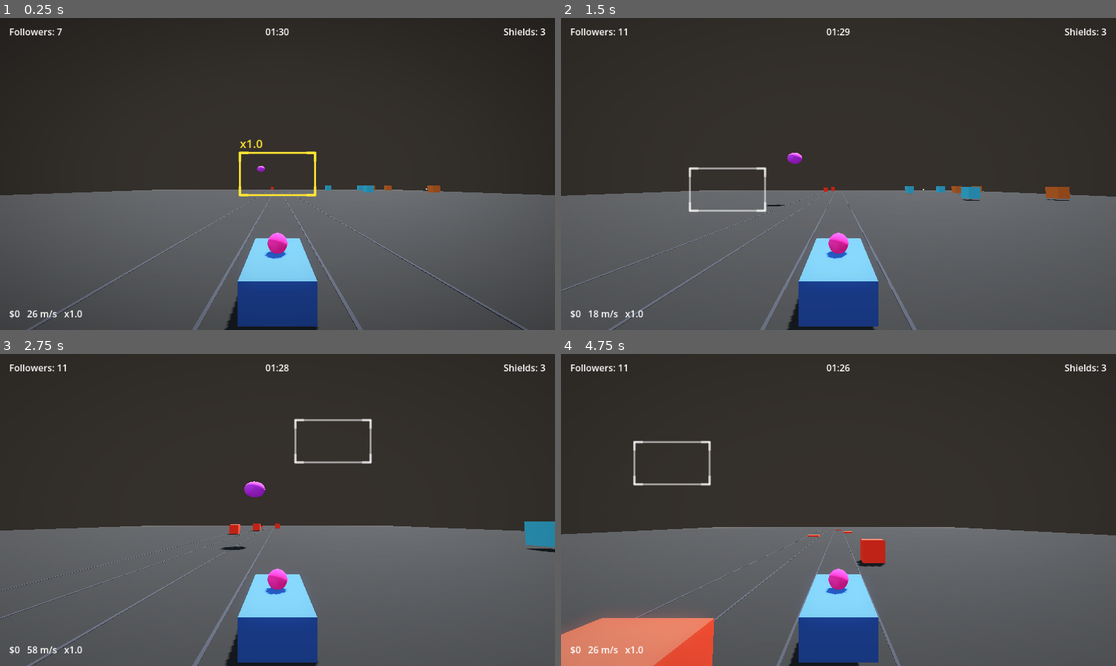
Above: before the commit, frames 1-4 (two rows, left to right).
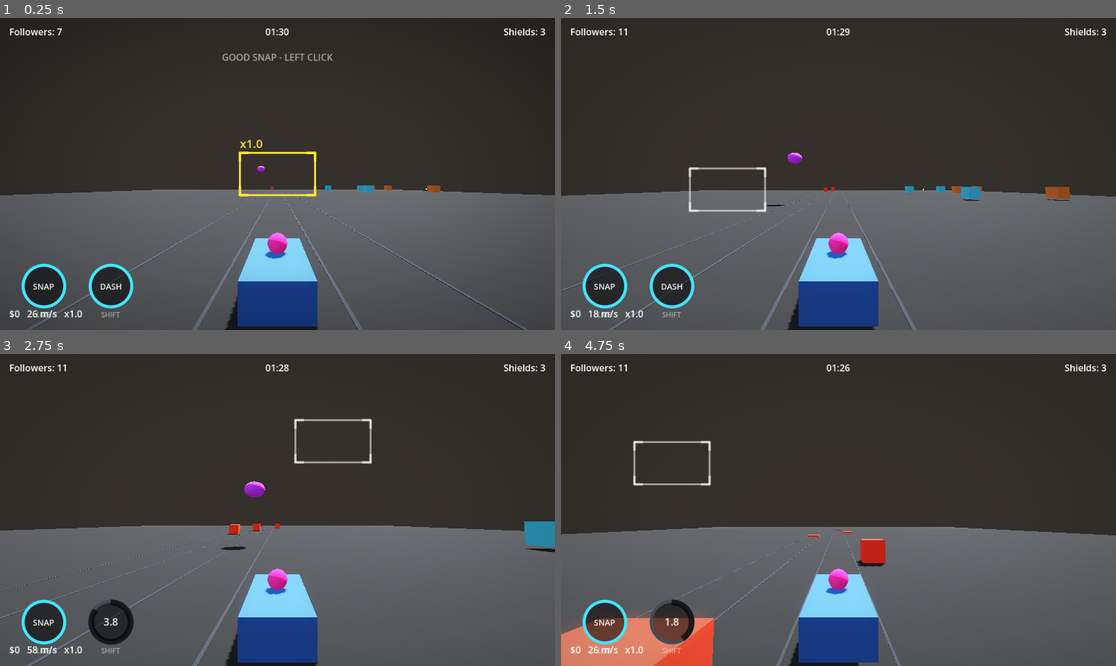
Above: after the commit, the same moments.

Repository: Wasumyon/war-idols
Game: Godot game, scene res://slice.tscn
Two runs of this game, one before a commit and one after it. Both use one fixed random seed, a clock stepped at 60 frames per second and the inputs below. This scene is started directly instead of the project's main scene.
Inputs (mouse positions are in pixels of both pictures, inside the frame that each line leads up to):
- Up to frame 1 (0.25 s): no input
- Up to frame 2 (1.5 s): tap Enter at 0.5 s; move the mouse to (960, 158) at 0.52 s; hold D (turnRight) 0.53-1.28 s; tap Ctrl (drift) at 0.6 s; click (960, 158) at 0.67 s; tap Space (jump) at 0.77 s; move the mouse to (727, 189) at 1.27 s; hold S (brake) from 1.28 s (still down); tap R at 1.35 s; click (727, 189) at 1.42 s
- Up to frame 3 (2.75 s): tap Space (jump) at 1.52 s; move the mouse to (333, 441) at 2.02 s; release S (brake) at 2.03 s; hold D (turnRight) from 2.03 s (still down); hold Shift from 2.03 s (still down); click (333, 441) at 2.17 s
- Up to frame 4 (4.75 s): move the mouse to (810, 572) at 2.77 s; release D (turnRight) at 2.78 s; release Shift at 2.78 s; hold W (accelerate) 2.78-3.53 s; tap Enter at 2.85 s; click (810, 572) at 2.92 s; tap Space (jump) at 3.02, 3.77, 4.52 s; move the mouse to (1005, 556) at 3.52 s; hold A (turnLeft) from 3.53 s (still down); tap Ctrl (drift) at 3.6 s; click (1005, 556) at 3.67 s; move the mouse to (672, 463) at 4.27 s; tap R at 4.35 s; click (672, 463) at 4.42 s

The runs differ from the first frame. In frame 1, 2.1% of the frame differs, in the area x 3-60%, y 11-96%; in frame 2, 1.9%; in frame 3, 1.9%; in frame 4, 1.9%.

Commit message:
Add cooldown bubbles (snap/dash) and camera snap with good-snap toast

Diff:
--- a/car/slice.tscn
+++ b/car/slice.tscn
@@ -6,6 +6,7 @@
 [ext_resource type="Script" uid="uid://byxla2m4wkuct" path="res://slice/lane_spawner.gd" id="4_spawner"]
 [ext_resource type="Script" path="res://slice/backdrop.gd" id="5_backdrop"]
 [ext_resource type="Script" path="res://slice/backdrop_layer.gd" id="6_layer"]
+[ext_resource type="Script" path="res://slice/cooldown_bubbles.gd" id="7_cooldowns"]
 
 [sub_resource type="ProceduralSkyMaterial" id="SkyMat_1"]
 sky_horizon_color = Color(0.55, 0.53, 0.5, 1)
@@ -250,3 +251,24 @@
 offset_right = 220.0
 offset_bottom = -12.0
 text = "26 m/s"
+
+[node name="Cooldowns" type="Control" parent="HUD"]
+anchors_preset = 15
+anchor_right = 1.0
+anchor_bottom = 1.0
+grow_horizontal = 2
+grow_vertical = 2
+mouse_filter = 2
+script = ExtResource("7_cooldowns")
+
+[node name="SnapToast" type="Label" parent="HUD"]
+anchors_preset = 5
+anchor_left = 0.5
+anchor_right = 0.5
+offset_left = -240.0
+offset_top = 56.0
+offset_right = 240.0
+offset_bottom = 92.0
+modulate = Color(1, 1, 1, 0)
+text = "GOOD SNAP - LEFT CLICK"
+horizontal_alignment = 1
--- /dev/null
+++ b/car/slice/cooldown_bubbles.gd
@@ -0,0 +1,52 @@
+extends Control
+## Two big cooldown bubbles, bottom-left. Each is a ring that unwinds like a
+## clock: a dark arc covers the remaining cooldown and sweeps away as it
+## becomes ready.
+
+const READY := Color(0.25, 0.9, 1.0)
+const COOL := Color(0.25, 0.3, 0.35)
+const RADIUS := 36.0
+const SPACING := 116.0
+
+var _snap := {"rem": 0.0, "total": 5.0}
+var _dash := {"rem": 0.0, "total": 4.5}
+
+
+func set_cooldowns(snap_rem: float, snap_total: float, dash_rem: float, dash_total: float) -> void:
+	_snap["rem"] = snap_rem
+	_snap["total"] = max(snap_total, 0.001)
+	_dash["rem"] = dash_rem
+	_dash["total"] = max(dash_total, 0.001)
+
+
+func _process(_delta: float) -> void:
+	queue_redraw()
+
+
+func _draw() -> void:
+	var y := size.y - 76.0
+	_draw_bubble(Vector2(76.0, y), _snap, "SNAP", "LMB")
+	_draw_bubble(Vector2(76.0 + SPACING, y), _dash, "DASH", "SHIFT")
+
+
+func _draw_bubble(c: Vector2, item: Dictionary, label: String, key: String) -> void:
+	var rem: float = item["rem"]
+	var total: float = item["total"]
+	var ready := rem <= 0.0
+
+	draw_circle(c, RADIUS, Color(0, 0, 0, 0.55))
+	draw_arc(c, RADIUS, 0.0, TAU, 48, (READY if ready else COOL), 4.0, true)
+
+	if not ready:
+		var frac: float = clamp(rem / total, 0.0, 1.0)
+		# dark wedge from the top, clockwise, sized by remaining cooldown
+		draw_arc(c, RADIUS - 2.0, -PI / 2.0, -PI / 2.0 + frac * TAU, 48,
+			Color(0.0, 0.0, 0.0, 0.65), 9.0, true)
+		draw_string(ThemeDB.fallback_font, c + Vector2(-RADIUS, 6.0),
+			"%.1f" % rem, HORIZONTAL_ALIGNMENT_CENTER, RADIUS * 2.0, 18, Color(1, 1, 1, 0.9))
+	else:
+		draw_string(ThemeDB.fallback_font, c + Vector2(-RADIUS, 6.0),
+			label, HORIZONTAL_ALIGNMENT_CENTER, RADIUS * 2.0, 14, Color(1, 1, 1, 0.95))
+
+	draw_string(ThemeDB.fallback_font, c + Vector2(-RADIUS, RADIUS + 18.0),
+		key, HORIZONTAL_ALIGNMENT_CENTER, RADIUS * 2.0, 12, Color(1, 1, 1, 0.5))
--- a/car/slice/slice.gd
+++ b/car/slice/slice.gd
@@ -27,6 +27,10 @@
 const FAR_DIST := 140.0
 const MAX_MULT := 4.0
 
+const SNAP_COOLDOWN := 5.0
+const SNAP_BURST := 320.0
+const SNAP_MIN_TIER := 2   # orange and above count as a "good snap"
+
 const RETICLE_W := 130.0
 const RETICLE_W_ZOOM := 84.0
 const BASE_FOV := 78.0
@@ -46,6 +50,8 @@
 var _vig := VIG_BASE
 var _reticle_pos := Vector2.ZERO
 var _zoom := false
+var _snap_cd := 0.0
+var _lmb_prev := false
 
 @onready var runner = $Runner
 @onready var cam: Camera3D = $Runner/Camera3D
@@ -56,6 +62,8 @@
 @onready var shields_label: Label = $HUD/Shields
 @onready var speed_label: Label = $HUD/Speed
 @onready var time_label: Label = $HUD/Time
+@onready var cooldowns = $HUD/Cooldowns
+@onready var snap_toast: Label = $HUD/SnapToast
 
 
 func _ready() -> void:
@@ -104,6 +112,19 @@
 	var vig_target: float = VIG_LOCK if tier > 0 else VIG_BASE
 	_vig = lerp(_vig, vig_target, clamp(VIG_RATE * delta, 0.0, 1.0))
 	vignette.material.set_shader_parameter("intensity", _vig)
+
+	# --- camera snap (left mouse): big follower burst on a good target ---
+	if _snap_cd > 0.0:
+		_snap_cd = max(0.0, _snap_cd - delta)
+	var lmb := Input.is_mouse_button_pressed(MOUSE_BUTTON_LEFT)
+	var good_snap: bool = target != null and tier >= SNAP_MIN_TIER and _snap_cd <= 0.0
+	if lmb and not _lmb_prev and good_snap:
+		followers += SNAP_BURST * mult
+		_snap_cd = SNAP_COOLDOWN
+		snap_toast.modulate.a = 1.0
+	_lmb_prev = lmb
+	snap_toast.modulate.a = lerp(snap_toast.modulate.a, (1.0 if good_snap else 0.0), clamp(6.0 * delta, 0.0, 1.0))
+	cooldowns.set_cooldowns(_snap_cd, SNAP_COOLDOWN, runner._dash_cd, runner.dash_cooldown)
 
 	_update_hud(mult)
 
Not shown: 1 places in car/slice.tscn that only renumber resources
Not shown, added: car/slice/cooldown_bubbles.gd.uid
